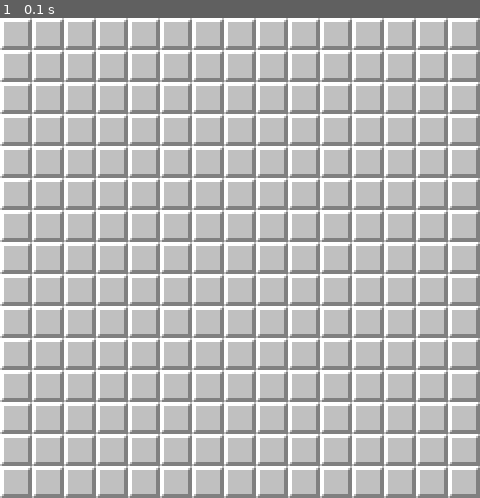
Above: before the commit, frame 1.
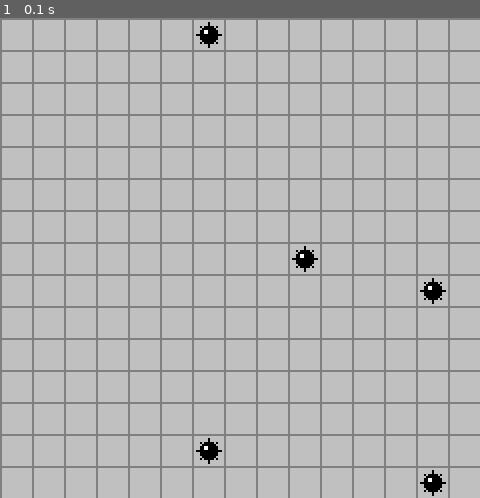
Above: after the commit, the same moment.

Repository: maysa-bik/Python
Game: pygame game, started from Pygame/main.py
The game is run twice, just before and just after one commit, with the same random seed, the same clock (stepped at 60 frames per second) and the same inputs.
Inputs:
- Up to frame 1 (0.1 s): no input

The runs differ from the first frame. In frame 1, 44% of the frame differs, in the area x 0-100%, y 0-100%.

Commit message:
commencer avec le methode pour mettre le Mines sur le grille

Diff:
--- a/Pygame/sprites.py
+++ b/Pygame/sprites.py
@@ -1,3 +1,4 @@
+import random
 import pygame
 from settings import *
 
@@ -17,7 +18,7 @@
         self.flagged = flagged
 
     def draw(self, board_surface):
-        board_surface.blit(tile_unknown, (self.x, self.y))
+        board_surface.blit(self.image, (self.x, self.y))
 
 
 
@@ -41,6 +42,20 @@
        tile_empty مربع فارغ كصورة
        """
        self.board_list = [[Tile(col, row, tile_empty, ".") for row in range(ROWS)] for col in range(COLS)]
+       self.place_mines()
+
+    def place_mines(self):
+        for _ in range(AMOUNT_MINES):
+            while True:
+                x = random.randint(0, ROWS-1)
+                y = random.randint(0, COLS-1)
+
+                if self.board_list[x][y].type == ".":
+                    self.board_list[x][y].image = tile_mine
+                    self.board_list[x][y].type = "X"
+                    break
+
+
 
     def draw(self, screen):
         for row in self.board_list:
